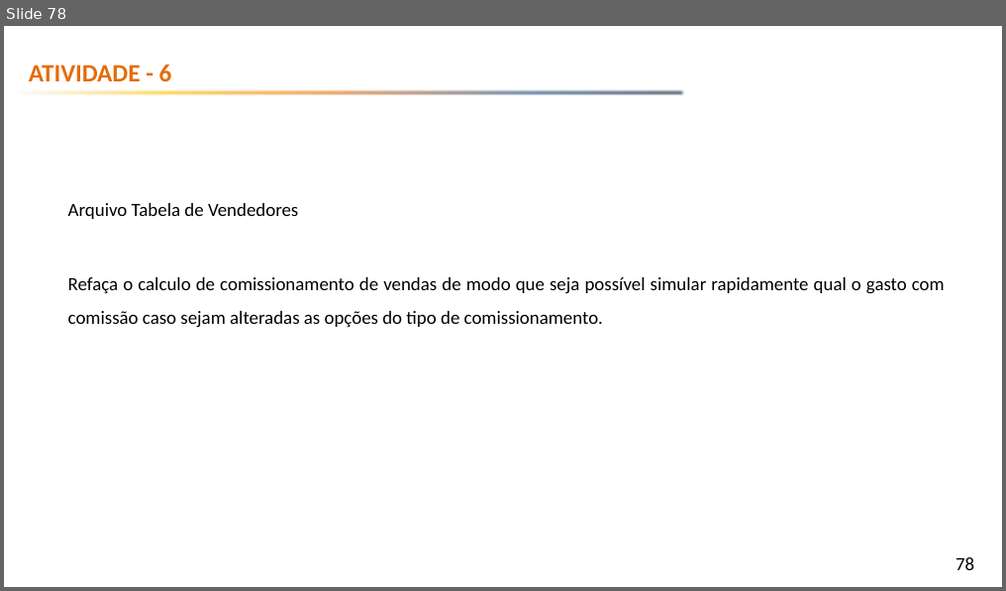
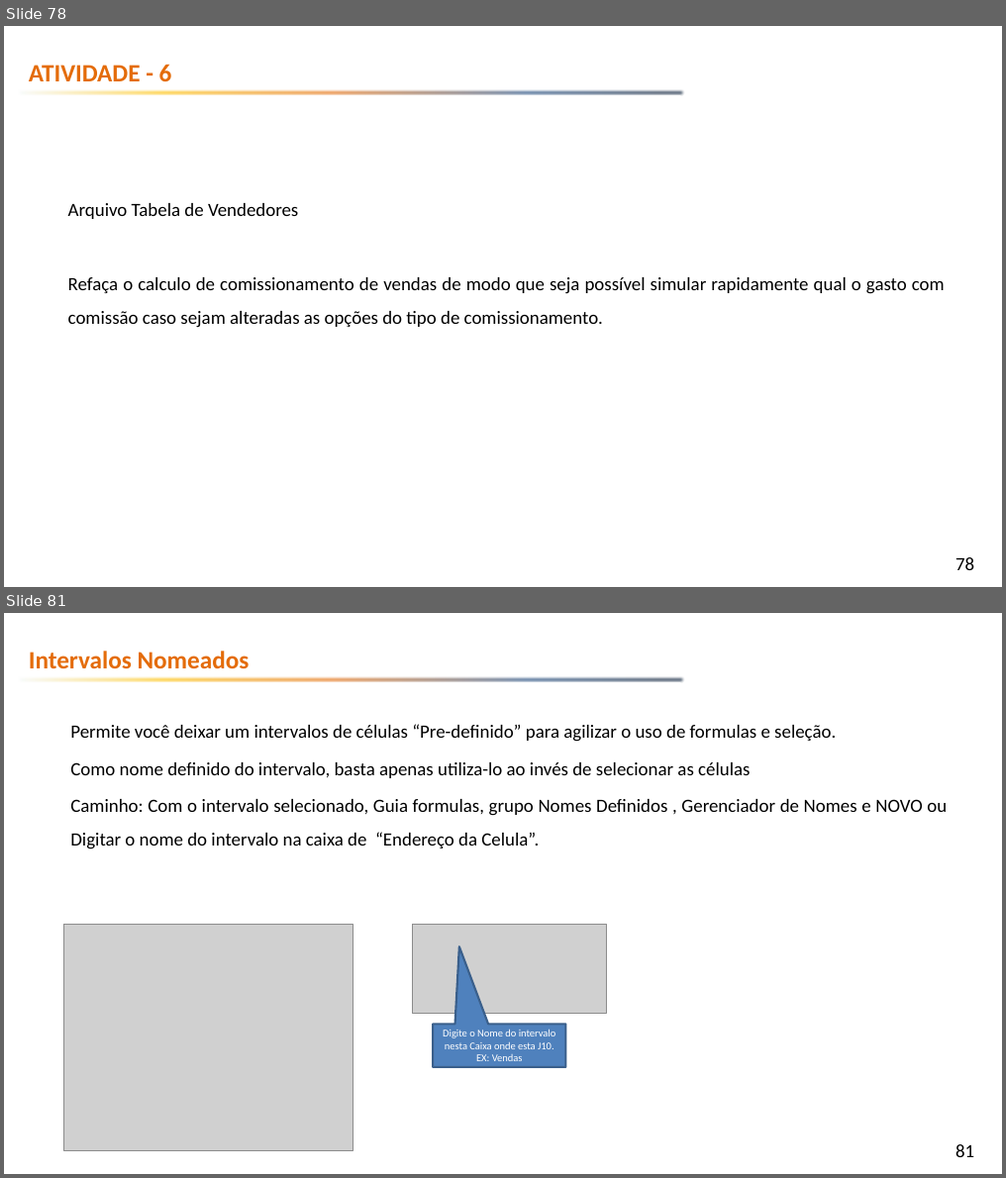
Before and after one commit to emerson-fenrir/Excel_Basico, a slide deck: Professor/Aula3.pptx. Shown one above the other, each under a label of ours: slide 78 before the commit, slides 78 and 81 after it; the slides between them are not shown. The pictures are 1006x591 and 1006x1178 pixels, drawn with LibreOffice and Linux fonts; fonts in the diff are those of the drawing; grey boxes stand for pictures; background and template pictures are left out. Boxes give left, top, right and bottom in pixels: in the first picture for what was removed or moved away, otherwise in the second. Text is boxed around its words. In the diff, an @@ line names an element or a change of style, - is before the commit and + after.

```diff
--- a/Professor/Aula3.pptx
+++ b/Professor/Aula3.pptx
@@ slide 81 added at bbox=[4, 613, 1002, 1174], background picture (left out); not listed: 2 template elements that a slide beside it also shows @@
@@ text added at bbox=[29, 651, 250, 669], 24 pt, text #E46C0A, bold @@
+Intervalos Nomeados
@@ text added at bbox=[70, 724, 946, 850], 18 pt, text #000000 @@
+Permite você deixar um intervalos de células “Pre-definido” para agilizar o uso de formulas e seleção.
+Como nome definido do intervalo, basta apenas utiliza-lo ao invés de selecionar as células
+Caminho: Com o intervalo selecionado, Guia formulas, grupo Nomes Definidos , Gerenciador de Nomes e NOVO ou Digitar o nome do intervalo na caixa de “Endereço da Celula”.
@@ picture added at bbox=[63, 925, 352, 1152] @@
@@ picture added at bbox=[412, 925, 606, 1014] @@
@@ speech box added at bbox=[433, 1024, 566, 1067], fill #4F81BD, outline #3A5F8C 2 pt, 10 pt, text #FFFFFF @@
+Digite o Nome do intervalo nesta Caixa onde esta J10. EX: Vendas
```
Also in this commit, not shown: 1 slide changed, 1 other slide added, 3 other files.
